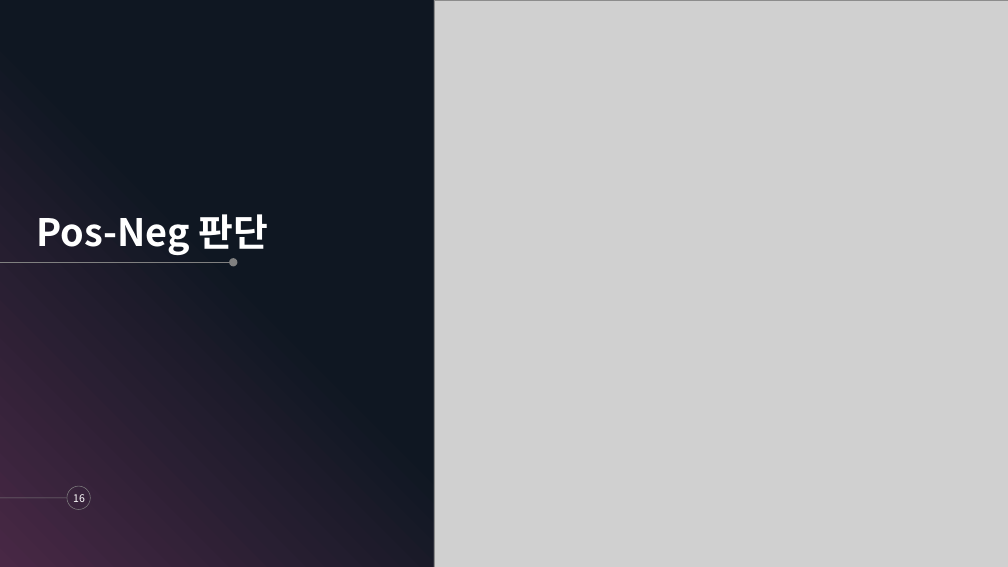
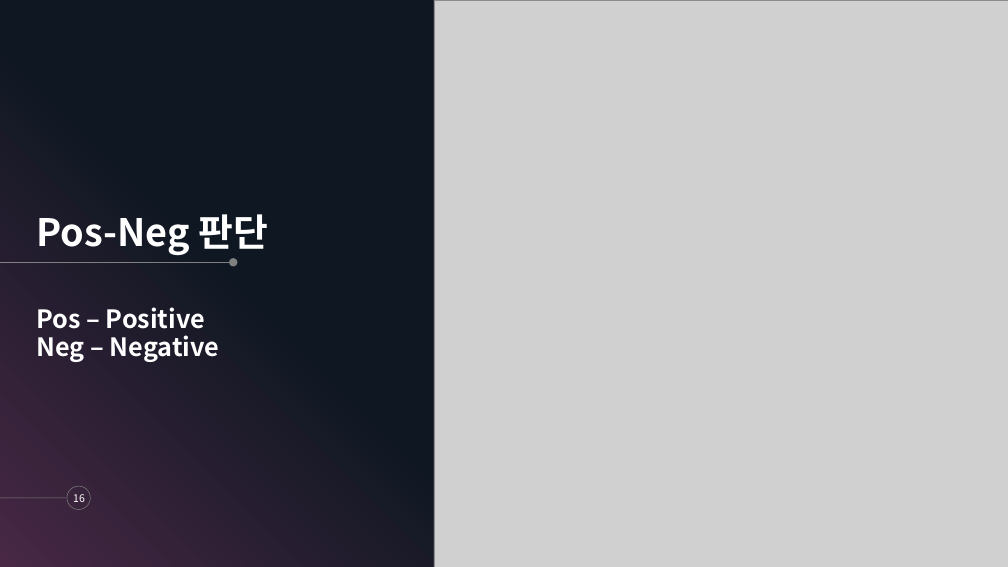
Before and after one commit to lsw6684/NLP_ML_Project, a slide deck: slide 16 of images/readMe.pptx. Drawn at 1008x567 pixels with LibreOffice and Linux fonts; fonts in the diff are those of the drawing; grey boxes stand for pictures. Boxes give left, top, right and bottom in pixels: in the first picture for what was removed or moved away, otherwise in the second. Text is boxed around its words. In the diff, an @@ line names an element or a change of style, - is before the commit and + after.

```diff
--- a/images/readMe.pptx
+++ b/images/readMe.pptx
@@ text added at (36, 307, 219, 362), 24 pt, text #FFFFFF, bold @@
+Pos – Positive
+Neg – Negative
```
Also in this commit, not shown: 7 other slides changed, 9 other files.
